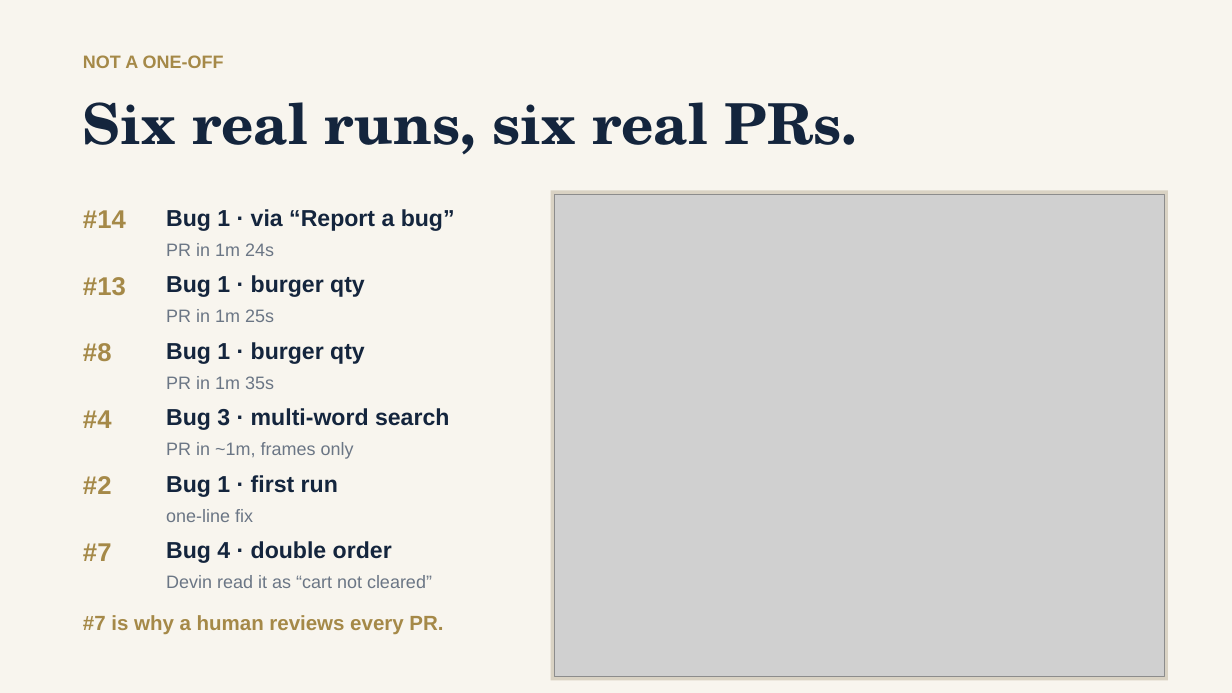
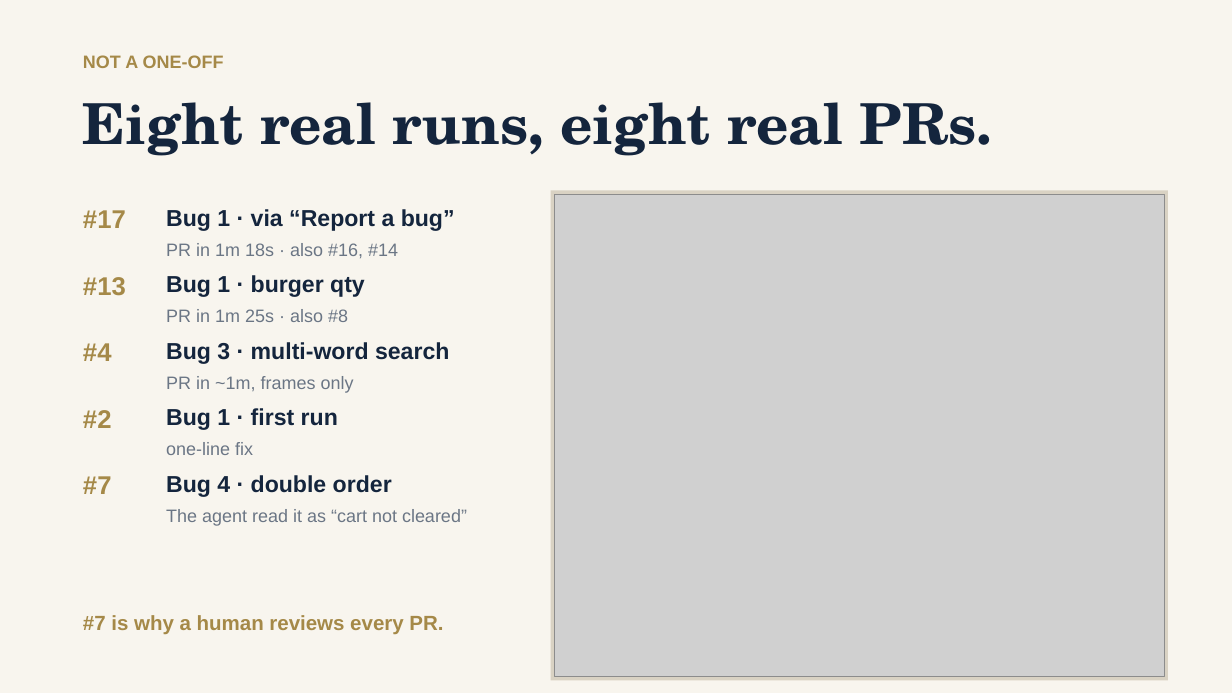
Before and after one commit to woodstock-thebrid/video2pr, a slide deck: slide 9 of docs/media/video2pr_slides.pptx. Drawn at 1232x693 pixels with LibreOffice and Linux fonts; fonts in the diff are those of the drawing; grey boxes stand for pictures. Boxes give left, top, right and bottom in pixels: in the first picture for what was removed or moved away, otherwise in the second. Text is boxed around its words. In the diff, an @@ line names an element or a change of style, - is before the commit and + after.

Commit message:
Refresh slides with AI agent wording and latest real run

```diff
--- a/docs/media/video2pr_slides.pptx
+++ b/docs/media/video2pr_slides.pptx
@@ text at (83, 102, 992, 156): text changed @@
-Six real runs, six real PRs.
+Eight real runs, eight real PRs.
@@ text at (83, 210, 126, 228): text changed @@
-#14
+#17
@@ text at (166, 243, 398, 258): text changed @@
-PR in 1m 24s
+PR in 1m 18s · also #16, #14
@@ text at (166, 309, 348, 322): text changed @@
-PR in 1m 25s
+PR in 1m 25s · also #8
@@ text removed at (83, 343, 112, 361) @@
-#8
@@ text removed at (166, 342, 365, 364) @@
-Bug 1 · burger qty
@@ text removed at (166, 376, 274, 389) @@
-PR in 1m 35s
@@ 8 texts: place and size @@
-8 texts at (83, 408, 449, 563)
+8 texts at (83, 342, 449, 497)
@@ text at (166, 509, 467, 526): text changed @@
-Devin read it as “cart not cleared”
+The agent read it as “cart not cleared”
```
Also in this commit, not shown: 6 other slides changed, 4 other files.
